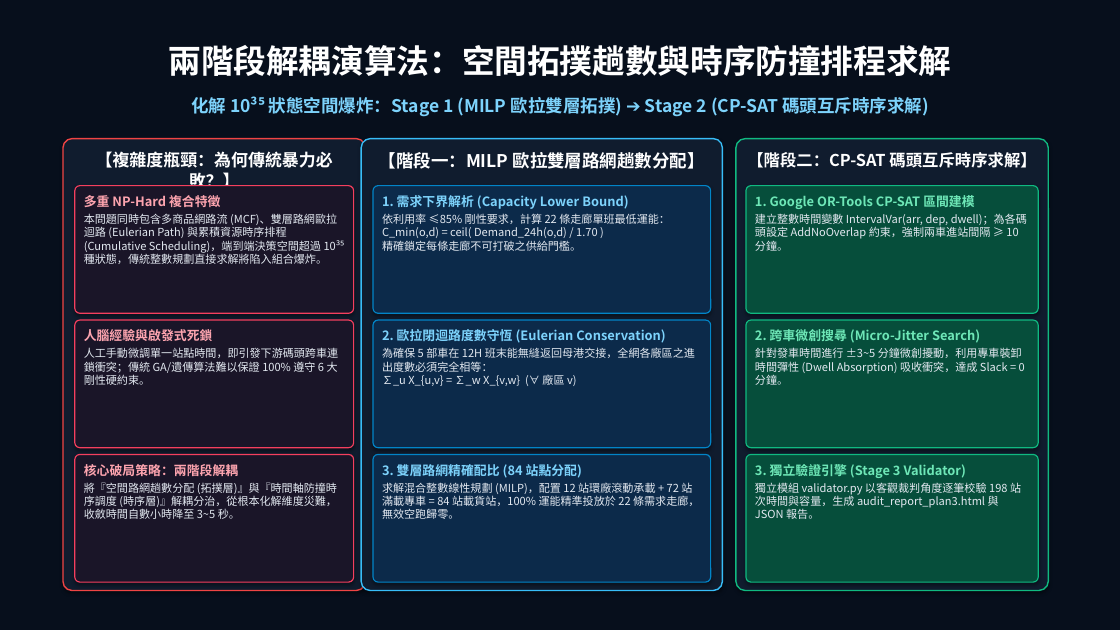
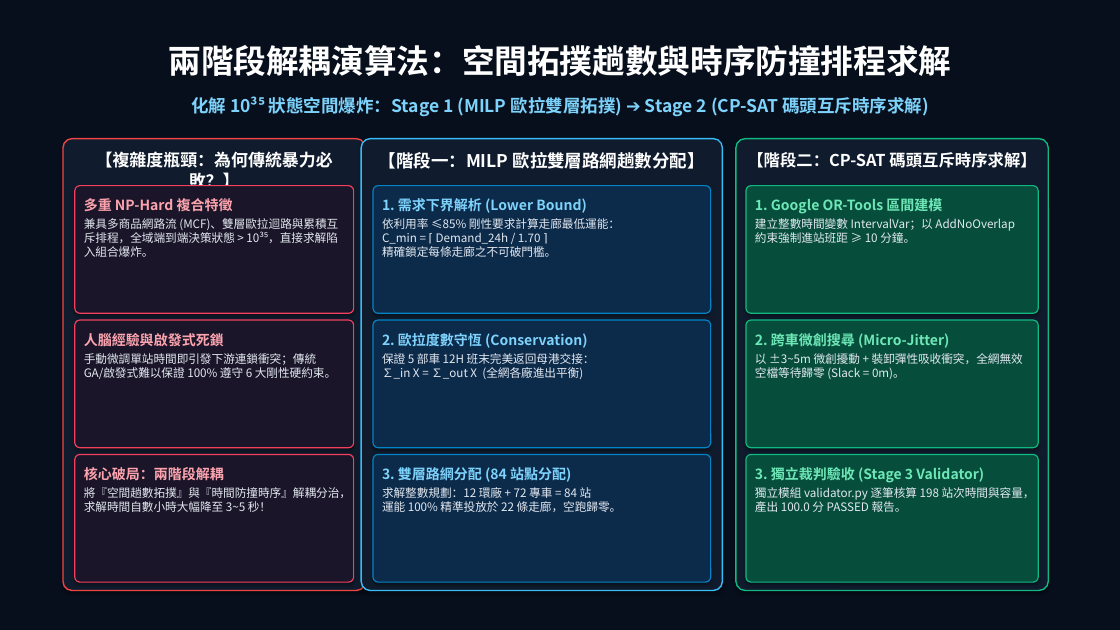
Before and after one commit to megkenhuang-ctrl/logistics-hub, a slide deck: slide 3 of 半導體廠區物流排程優化_高階主管報告與演算法規格.pptx. Drawn at 1120x630 pixels with LibreOffice and Linux fonts; fonts in the diff are those of the drawing; background and template pictures are left out; a plain dark background stands for a picture behind light text. Boxes give left, top, right and bottom in pixels: in the first picture for what was removed or moved away, otherwise in the second. Text is boxed around its words. In the diff, an @@ line names an element or a change of style, - is before the commit and + after.

Commit message:
style(presentation): 精簡簡報文字為高階數據導向，強化圖表與核心指標層次

```diff
--- a/半導體廠區物流排程優化_高階主管報告與演算法規格.pptx
+++ b/半導體廠區物流排程優化_高階主管報告與演算法規格.pptx
@@ text at bbox=[84, 198, 233, 211]: size 11 to 12 pt in "多重 NP-Hard 複合特徵" @@
@@ text at bbox=[382, 198, 620, 257]: text changed; size 9.5 to 10 pt @@
-1. 需求下界解析 (Capacity Lower Bound)
-依利用率 ≤85% 剛性要求，計算 22 條走廊單班最低運能：
-C_min(o,d) = ceil( Demand_24h(o,d) / 1.70 )
-精確鎖定每條走廊不可打破之供給門檻。
+1. 需求下界解析 (Lower Bound)
+依利用率 ≤85% 剛性要求計算走廊最低運能：
+C_min = ⌈ Demand_24h / 1.70 ⌉
+精確鎖定每條走廊之不可破門檻。
@@ text at bbox=[755, 197, 1015, 243]: text changed; size 9.5 to 10 pt @@
-1. Google OR-Tools CP-SAT 區間建模
-建立整數時間變數 IntervalVar(arr, dep, dwell)；為各碼頭設定 AddNoOverlap 約束，強制兩車進站間隔 ≥ 10 分鐘。
+1. Google OR-Tools 區間建模
+建立整數時間變數 IntervalVar；以 AddNoOverlap 約束強制進站班距 ≥ 10 分鐘。
@@ text at bbox=[84, 218, 338, 257]: text changed; size 9.5 to 10 pt @@
-本問題同時包含多商品網路流 (MCF)、雙層路網歐拉迴路 (Eulerian Path) 與累積資源時序排程 (Cumulative Scheduling)，端到端決策空間超過 10³⁵ 種狀態，傳統整數規劃直接求解將陷入組合爆炸。
+兼具多商品網路流 (MCF)、雙層歐拉迴路與累積互斥排程，全域端到端決策狀態 > 10³⁵，直接求解陷入組合爆炸。
@@ text at bbox=[84, 353, 336, 379]: text changed; size 9.5 to 10 pt @@
-人工手動微調單一站點時間，即引發下游碼頭跨車連鎖衝突；傳統 GA/遺傳算法難以保證 100% 遵守 6 大剛性硬約束。
+手動微調單站時間即引發下游連鎖衝突；傳統 GA/啟發式難以保證 100% 遵守 6 大剛性硬約束。
@@ text at bbox=[84, 333, 224, 346]: size 11 to 12 pt in "人腦經驗與啟發式死鎖" @@
@@ text at bbox=[382, 333, 595, 379]: text changed; size 9.5 to 10 pt @@
-2. 歐拉閉迴路度數守恆 (Eulerian Conservation)
-為確保 5 部車在 12H 班末能無縫返回母港交接，全網各廠區之進出度數必須完全相等：
-∑_u X_{u,v} = ∑_w X_{v,w} (∀ 廠區 v)
+2. 歐拉度數守恆 (Conservation)
+保證 5 部車 12H 班末完美返回母港交接：
+∑_in X = ∑_out X (全網各廠進出平衡)
@@ text at bbox=[755, 333, 1023, 379]: text changed; size 9.5 to 10 pt @@
-2. 跨車微創搜尋 (Micro-Jitter Search)
-針對發車時間進行 ±3~5 分鐘微創擾動，利用專車裝卸時間彈性 (Dwell Absorption) 吸收衝突，達成 Slack = 0 分鐘。
+2. 跨車微創搜尋 (Micro-Jitter)
+以 ±3~5m 微創擾動 + 裝卸彈性吸收衝突，全網無效空檔等待歸零 (Slack = 0m)。
@@ text at bbox=[84, 467, 351, 512]: text changed; size 9.5 to 10 pt @@
-核心破局策略：兩階段解耦
-將『空間路網趟數分配 (拓撲層)』與『時間軸防撞時序調度 (時序層)』解耦分治，從根本化解維度災難，收斂時間自數小時降至 3~5 秒。
+核心破局：兩階段解耦
+將『空間趟數拓撲』與『時間防撞時序』解耦分治，求解時間自數小時大幅降至 3~5 秒！
@@ text at bbox=[382, 465, 622, 512]: text changed; size 9.5 to 10 pt @@
-3. 雙層路網精確配比 (84 站點分配)
-求解混合整數線性規劃 (MILP)，配置 12 站環廠滾動承載 + 72 站滿載專車 = 84 站載貨站，100% 運能精準投放於 22 條需求走廊，無效空跑歸零。
+3. 雙層路網分配 (84 站點分配)
+求解整數規劃：12 環廠 + 72 專車 = 84 站
+運能 100% 精準投放於 22 條走廊，空跑歸零。
@@ text at bbox=[755, 467, 1035, 512]: text changed; size 9.5 to 10 pt @@
-3. 獨立驗證引擎 (Stage 3 Validator)
-獨立模組 validator.py 以客觀裁判角度逐筆校驗 198 站次時間與容量，生成 audit_report_plan3.html 與 JSON 報告。
+3. 獨立裁判驗收 (Stage 3 Validator)
+獨立模組 validator.py 逐筆核算 198 站次時間與容量，產出 100.0 分 PASSED 報告。
```
Also in this commit, not shown: 4 other slides changed, 1 other file.
